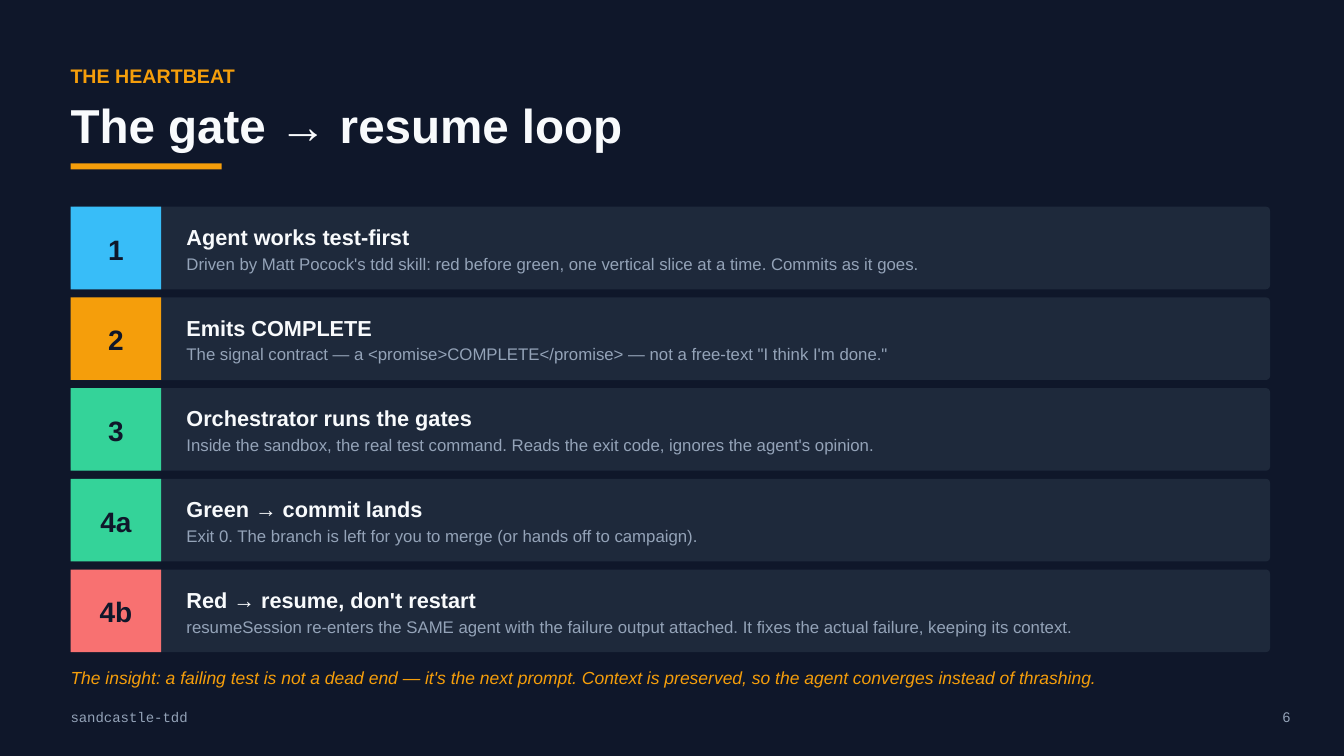
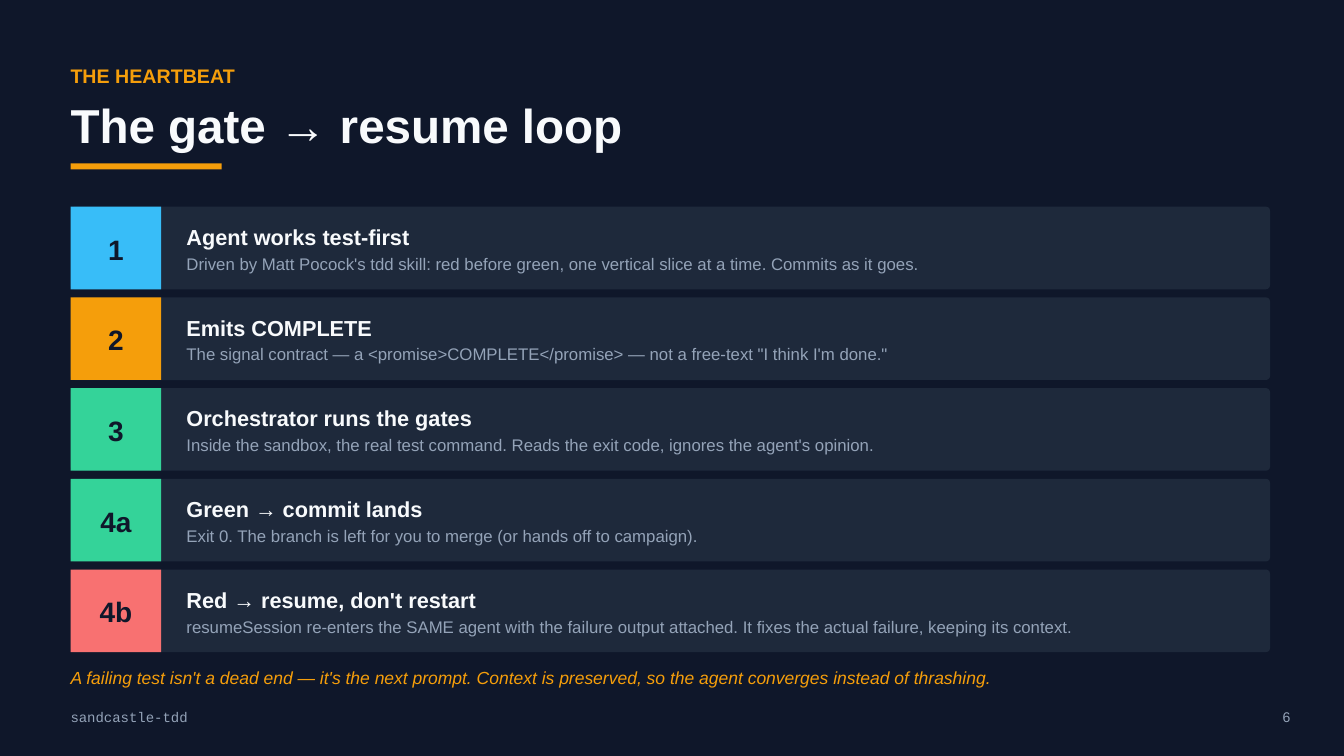
Before and after one commit to jjforge/vetinari, a slide deck: slide 7 of sandcastle-tdd-deck.pptx. Drawn at 1344x756 pixels with LibreOffice and Linux fonts; fonts in the diff are those of the drawing. Boxes give left, top, right and bottom in pixels: in the first picture for what was removed or moved away, otherwise in the second. Text is boxed around its words. In the diff, an @@ line names an element or a change of style, - is before the commit and + after.

```diff
--- a/sandcastle-tdd-deck.pptx
+++ b/sandcastle-tdd-deck.pptx
@@ text at box(71, 671, 991, 688): text changed @@
-The insight: a failing test is not a dead end — it's the next prompt. Context is preserved, so the agent converges instead of thrashing.
+A failing test isn't a dead end — it's the next prompt. Context is preserved, so the agent converges instead of thrashing.
```
Also in this commit, not shown: 11 other slides changed, 2 slides added.
